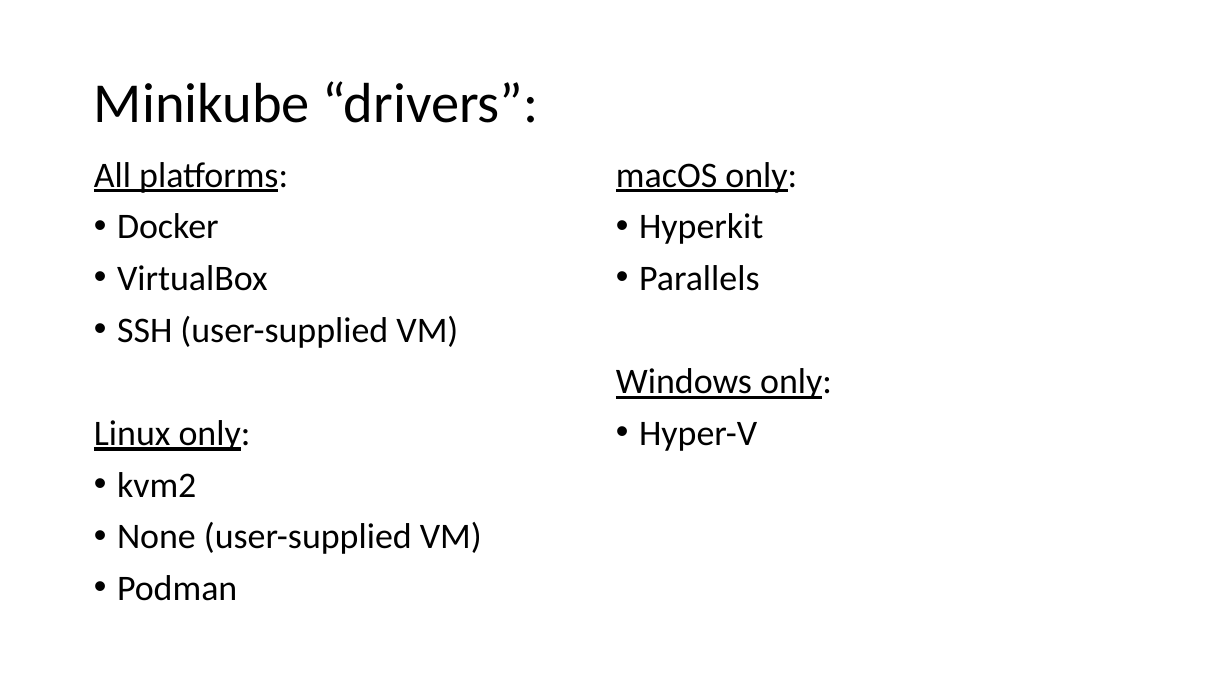
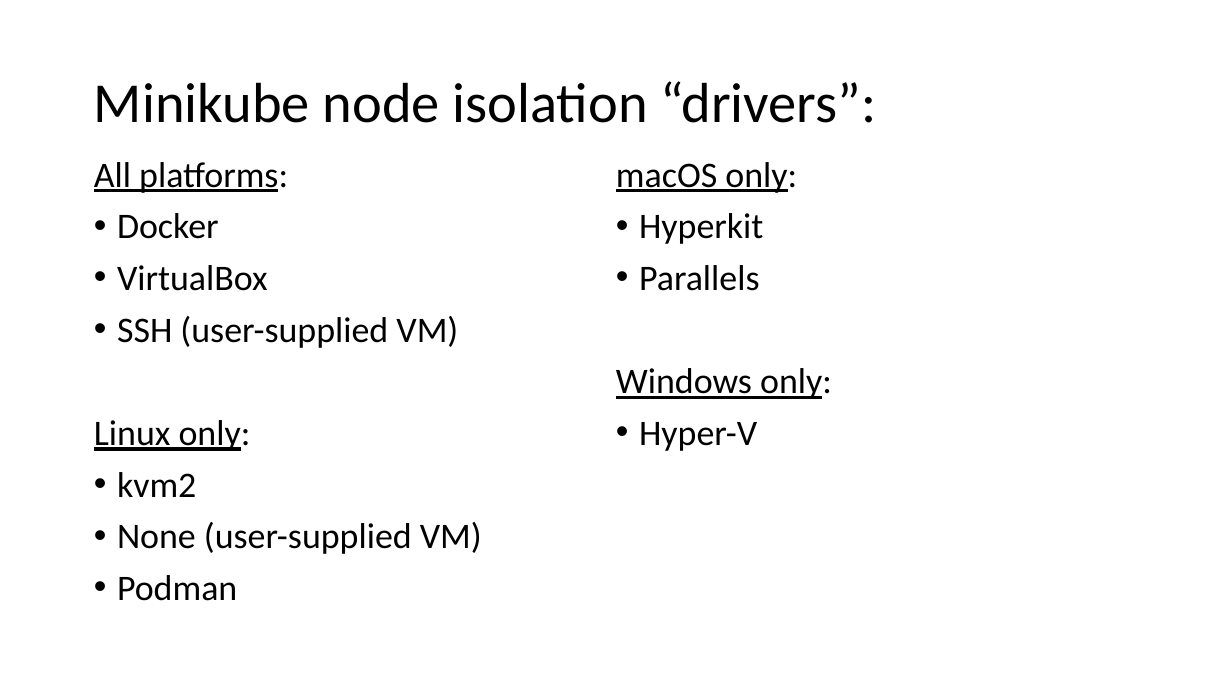
Before and after one commit to hatfieldbrian/kube-demo, a slide deck: slide 6 of Kubernetes & Minikube.pptx. Drawn at 1232x693 pixels with LibreOffice and Linux fonts; fonts in the diff are those of the drawing. Boxes give left, top, right and bottom in pixels: in the first picture for what was removed or moved away, otherwise in the second. Text is boxed around its words. In the diff, an @@ line names an element or a change of style, - is before the commit and + after.

```diff
--- a/Kubernetes & Minikube.pptx
+++ b/Kubernetes & Minikube.pptx
@@ title at [94, 81, 876, 123]: text changed @@
-Minikube “drivers”:
+Minikube node isolation “drivers”:
```
